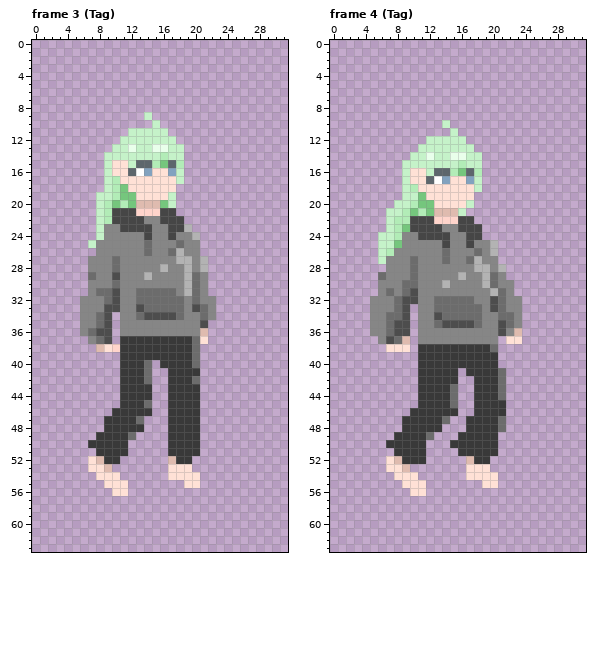
Edited in one commit: pixel-art file (timedevil/Assets/uiAin/mainCharactor_idle.aseprite). The picture above is the old version.
32x64 pixels, 11 frames. Colours within 5 levels of each other are drawn and written as one. Shown: frame 3 (Tag), frame 4 (Tag). The commit also changed other frames, which this record leaves out.
New version:
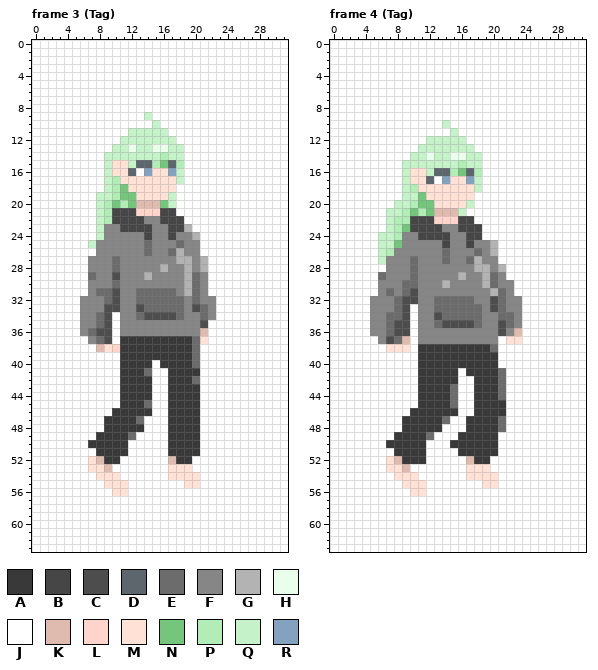
Palette (. is transparent): A #393939  B #464646  C #4d4d4d  D #5d666c  E #6c6c6c  F #868686  G #b3b3b3  H #e9ffeb  J #ffffff  K #dfbbaf  L #ffd4cb  M #ffe1d6  N #75c67d  P #b2ecb7  Q #c5f2c9  R #82a2bf
The commit says: new/Charactorbattleanim fd bd anim 제작
The exact change:
layer "Background" added
Frame 3 (Tag), layers "Layer 4", "Background":
y 0..8: x 0..31 ................................ -> JJJJJJJJJJJJJJJJJJJJJJJJJJJJJJJJ
y 9: x 0..13 .............. -> JJJJJJJJJJJJJJ; x 15..31 ................. -> JJJJJJJJJJJJJJJJJ
y 10: x 0..14 ............... -> JJJJJJJJJJJJJJJ; x 16..31 ................ -> JJJJJJJJJJJJJJJJ
y 11: x 0..11 ............ -> JJJJJJJJJJJJ; x 17..31 ............... -> JJJJJJJJJJJJJJJ
y 12: x 0..10 ........... -> JJJJJJJJJJJ; x 18..31 .............. -> JJJJJJJJJJJJJJ
y 13: x 0..9 .......... -> JJJJJJJJJJ; x 19..31 ............. -> JJJJJJJJJJJJJ
y 14..17: x 0..8 ......... -> JJJJJJJJJ; x 19..31 ............. -> JJJJJJJJJJJJJ
y 18: x 0..8 ......... -> JJJJJJJJJ; x 18..31 .............. -> JJJJJJJJJJJJJJ
y 19..21: x 0..7 ........ -> JJJJJJJJ; x 18..31 .............. -> JJJJJJJJJJJJJJ
y 22: x 0..7 ........ -> JJJJJJJJ; x 19..31 ............. -> JJJJJJJJJJJJJ
y 23: x 0..7 ........ -> JJJJJJJJ; x 20..31 ............ -> JJJJJJJJJJJJ
y 24: x 0..7 ........ -> JJJJJJJJ; x 21..31 ........... -> JJJJJJJJJJJ
y 25: x 0..6 ....... -> JJJJJJJ; x 21..31 ........... -> JJJJJJJJJJJ
y 26: x 0..7 ........ -> JJJJJJJJ; x 21..31 ........... -> JJJJJJJJJJJ
y 27..31: x 0..6 ....... -> JJJJJJJ; x 22..31 .......... -> JJJJJJJJJJ
y 32..33: x 0..5 ...... -> JJJJJJ; x 23..31 ......... -> JJJJJJJJJ
y 34: x 0..5 ...... -> JJJJJJ; x 10 . -> J; x 23..31 ......... -> JJJJJJJJJ
y 35..36: x 0..5 ...... -> JJJJJJ; x 10 . -> J; x 22..31 .......... -> JJJJJJJJJJ
y 37: x 0..6 ....... -> JJJJJJJ; x 10 . -> J; x 22..31 .......... -> JJJJJJJJJJ
y 38: x 0..7 ........ -> JJJJJJJJ; x 21..31 ........... -> JJJJJJJJJJJ
y 39: x 0..10 ........... -> JJJJJJJJJJJ; x 21..31 ........... -> JJJJJJJJJJJ
y 40: x 0..10 ........... -> JJJJJJJJJJJ; x 14..15 E. -> AJ; x 21..31 ........... -> JJJJJJJJJJJ
y 41: x 0..10 ........... -> JJJJJJJJJJJ; x 15..16 .. -> JJ; x 21..31 ........... -> JJJJJJJJJJJ
y 42: x 0..10 ........... -> JJJJJJJJJJJ; x 14..16 E.. -> AJJ; x 21..31 ........... -> JJJJJJJJJJJ
y 43..45: x 0..10 ........... -> JJJJJJJJJJJ; x 15..16 .. -> JJ; x 21..31 ........... -> JJJJJJJJJJJ
y 46: x 0..9 .......... -> JJJJJJJJJJ; x 15..16 .. -> JJ; x 21..31 ........... -> JJJJJJJJJJJ
y 47..48: x 0..8 ......... -> JJJJJJJJJ; x 14..16 ... -> JJJ; x 21..31 ........... -> JJJJJJJJJJJ
y 49: x 0..7 ........ -> JJJJJJJJ; x 13..16 .... -> JJJJ; x 21..31 ........... -> JJJJJJJJJJJ
y 50: x 0..6 ....... -> JJJJJJJ; x 12..16 ..... -> JJJJJ; x 21..31 ........... -> JJJJJJJJJJJ
y 51: x 0..7 ........ -> JJJJJJJJ; x 12..16 ..... -> JJJJJ; x 21..31 ........... -> JJJJJJJJJJJ
y 52: x 0..6 ....... -> JJJJJJJ; x 11..16 ...... -> JJJJJJ; x 20..31 ............ -> JJJJJJJJJJJJ
y 53: x 0..6 ....... -> JJJJJJJ; x 10..16 ....... -> JJJJJJJ; x 20..31 ............ -> JJJJJJJJJJJJ
y 54: x 0..7 ........ -> JJJJJJJJ; x 11..16 ...... -> JJJJJJ; x 21..31 ........... -> JJJJJJJJJJJ
y 55: x 0..8 ......... -> JJJJJJJJJ; x 12..18 ....... -> JJJJJJJ; x 21..31 ........... -> JJJJJJJJJJJ
y 56: x 0..9 .......... -> JJJJJJJJJJ; x 12..31 .................... -> JJJJJJJJJJJJJJJJJJJJ
y 57..63: x 0..31 ................................ -> JJJJJJJJJJJJJJJJJJJJJJJJJJJJJJJJ
Frame 4 (Tag), layer "Background":
y 0..9: x 0..31 ................................ -> JJJJJJJJJJJJJJJJJJJJJJJJJJJJJJJJ
y 10: x 0..13 .............. -> JJJJJJJJJJJJJJ; x 15..31 ................. -> JJJJJJJJJJJJJJJJJ
y 11: x 0..14 ............... -> JJJJJJJJJJJJJJJ; x 16..31 ................ -> JJJJJJJJJJJJJJJJ
y 12: x 0..11 ............ -> JJJJJJJJJJJJ; x 17..31 ............... -> JJJJJJJJJJJJJJJ
y 13: x 0..10 ........... -> JJJJJJJJJJJ; x 18..31 .............. -> JJJJJJJJJJJJJJ
y 14: x 0..9 .......... -> JJJJJJJJJJ; x 19..31 ............. -> JJJJJJJJJJJJJ
y 15..18: x 0..8 ......... -> JJJJJJJJJ; x 19..31 ............. -> JJJJJJJJJJJJJ
y 19: x 0..8 ......... -> JJJJJJJJJ; x 18..31 .............. -> JJJJJJJJJJJJJJ
y 20: x 0..7 ........ -> JJJJJJJJ; x 18..31 .............. -> JJJJJJJJJJJJJJ
y 21: x 0..6 ....... -> JJJJJJJ; x 17..31 ............... -> JJJJJJJJJJJJJJJ
y 22: x 0..6 ....... -> JJJJJJJ; x 18..31 .............. -> JJJJJJJJJJJJJJ
y 23: x 0..6 ....... -> JJJJJJJ; x 19..31 ............. -> JJJJJJJJJJJJJ
y 24: x 0..5 ...... -> JJJJJJ; x 19..31 ............. -> JJJJJJJJJJJJJ
y 25..27: x 0..5 ...... -> JJJJJJ; x 21..31 ........... -> JJJJJJJJJJJ
y 28: x 0..6 ....... -> JJJJJJJ; x 22..31 .......... -> JJJJJJJJJJ
y 29: x 0..5 ...... -> JJJJJJ; x 22..31 .......... -> JJJJJJJJJJ
y 30..31: x 0..5 ...... -> JJJJJJ; x 23..31 ......... -> JJJJJJJJJ
y 32: x 0..4 ..... -> JJJJJ; x 24..31 ........ -> JJJJJJJJ
y 33..36: x 0..4 ..... -> JJJJJ; x 10 . -> J; x 24..31 ........ -> JJJJJJJJ
y 37: x 0..5 ...... -> JJJJJJ; x 10 . -> J; x 21 . -> J; x 24..31 ........ -> JJJJJJJJ
y 38: x 0..6 ....... -> JJJJJJJ; x 10 . -> J; x 21..31 ........... -> JJJJJJJJJJJ
y 39..40: x 0..10 ........... -> JJJJJJJJJJJ; x 21..31 ........... -> JJJJJJJJJJJ
y 41: x 0..10 ........... -> JJJJJJJJJJJ; x 16 . -> J; x 22..31 .......... -> JJJJJJJJJJ
y 42..45: x 0..10 ........... -> JJJJJJJJJJJ; x 16..17 .. -> JJ; x 22..31 .......... -> JJJJJJJJJJ
y 46: x 0..9 .......... -> JJJJJJJJJJ; x 16..17 .. -> JJ; x 22..31 .......... -> JJJJJJJJJJ
y 47: x 0..8 ......... -> JJJJJJJJJ; x 15..16 .. -> JJ; x 22..31 .......... -> JJJJJJJJJJ
y 48: x 0..8 ......... -> JJJJJJJJJ; x 14..16 ... -> JJJ; x 22..31 .......... -> JJJJJJJJJJ
y 49: x 0..7 ........ -> JJJJJJJJ; x 13..15 ... -> JJJ; x 21..31 ........... -> JJJJJJJJJJJ
y 50: x 0..6 ....... -> JJJJJJJ; x 12..14 ... -> JJJ; x 21..31 ........... -> JJJJJJJJJJJ
y 51: x 0..7 ........ -> JJJJJJJJ; x 12..15 .... -> JJJJ; x 21..31 ........... -> JJJJJJJJJJJ
y 52: x 0..6 ....... -> JJJJJJJ; x 12..16 ..... -> JJJJJ; x 20..31 ............ -> JJJJJJJJJJJJ
y 53: x 0..6 ....... -> JJJJJJJ; x 10..16 ....... -> JJJJJJJ; x 20..31 ............ -> JJJJJJJJJJJJ
y 54: x 0..7 ........ -> JJJJJJJJ; x 11..16 ...... -> JJJJJJ; x 21..31 ........... -> JJJJJJJJJJJ
y 55: x 0..8 ......... -> JJJJJJJJJ; x 12..18 ....... -> JJJJJJJ; x 21..31 ........... -> JJJJJJJJJJJ
y 56: x 0..9 .......... -> JJJJJJJJJJ; x 12..31 .................... -> JJJJJJJJJJJJJJJJJJJJ
y 57..63: x 0..31 ................................ -> JJJJJJJJJJJJJJJJJJJJJJJJJJJJJJJJ
